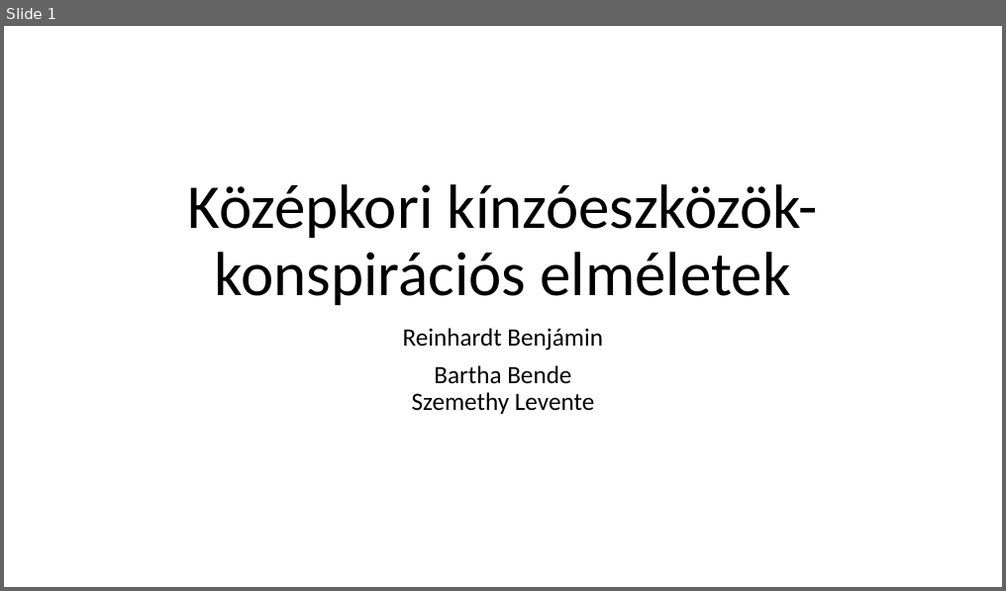
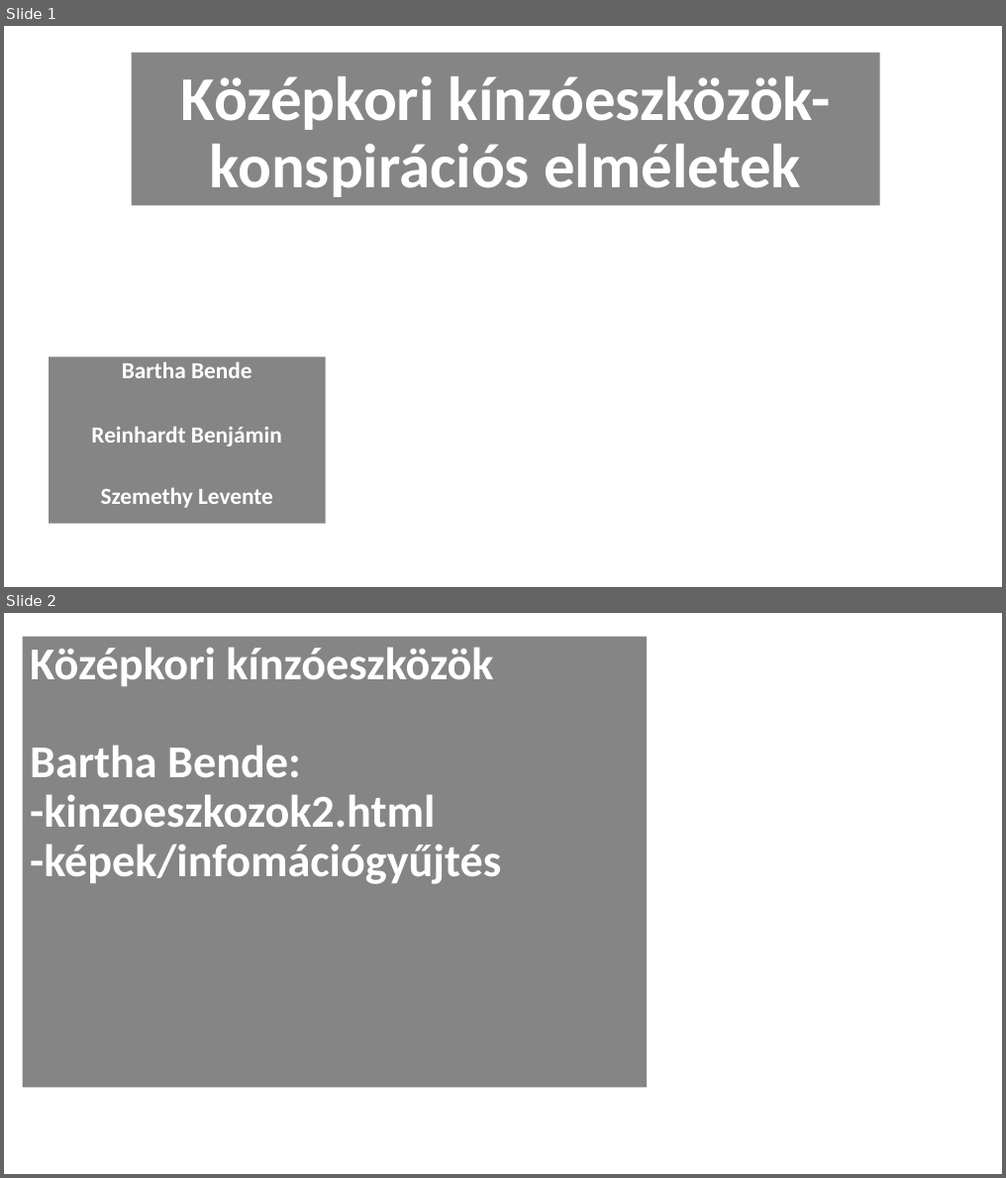
Before and after one commit to HUNBenjamin/kinzoeszkozok, a slide deck: PPT.pptx. Shown one above the other, each under a label of ours: slide 1 before the commit, slides 1 and 2 after it. The pictures are 1006x591 and 1006x1178 pixels, drawn with LibreOffice and Linux fonts; fonts in the diff are those of the drawing; background and template pictures are left out. Boxes give left, top, right and bottom in pixels: in the first picture for what was removed or moved away, otherwise in the second. Text is boxed around its words. In the diff, an @@ line names an element or a change of style, - is before the commit and + after.

```diff
--- a/PPT.pptx
+++ b/PPT.pptx
@@ slide 2 added at (4, 613, 1002, 1174), background picture (left out) @@
@@ rectangle added at (23, 636, 648, 1087), fill #262626 at 56% opacity, 44 pt, text #FFFFFF, bold @@
+Középkori kínzóeszközök
+Bartha Bende:
+-kinzoeszkozok2.html
+-képek/infomációgyűjtés
@@ slide 1 changed as well @@
@@ title "Középkori kínzóeszközök-konspirációs elméletek": place and size @@
-title "Középkori kínzóeszközök-konspirációs elméletek" at (188, 184, 818, 305)
+title "Középkori kínzóeszközök-konspirációs elméletek" at (132, 52, 880, 205)
@@ title "Középkori kínzóeszközök-konspirációs elméletek" at (132, 52, 880, 205): text colour #000000 to #FFFFFF, bold on; fill none to #262626 at 56% opacity @@
@@ subtitle "Bartha Bende": place and size @@
-subtitle "Bartha Bende" at (403, 328, 603, 414)
+subtitle "Bartha Bende" at (49, 357, 326, 523)
@@ subtitle "Bartha Bende" at (49, 357, 326, 523): fill none to #262626 at 56% opacity @@
@@ subtitle at (122, 362, 252, 378): paragraph added @@
+Bartha Bende
@@ subtitle at (91, 426, 282, 447): size 24 to 22.2 pt, text colour #000000 to #FFFFFF, bold on in "Reinhardt Benjámin"; line spacing 0.9 to 0.8; more space between paragraphs @@
@@ subtitle at (101, 487, 273, 508): text changed; size 24 to 22.2 pt; text colour #000000 to #FFFFFF; bold on @@
-Bartha Bende
-Szemethy Levente
+Szemethy Levente
```
Also in this commit, not shown: 4 other slides added, 3 other files.
